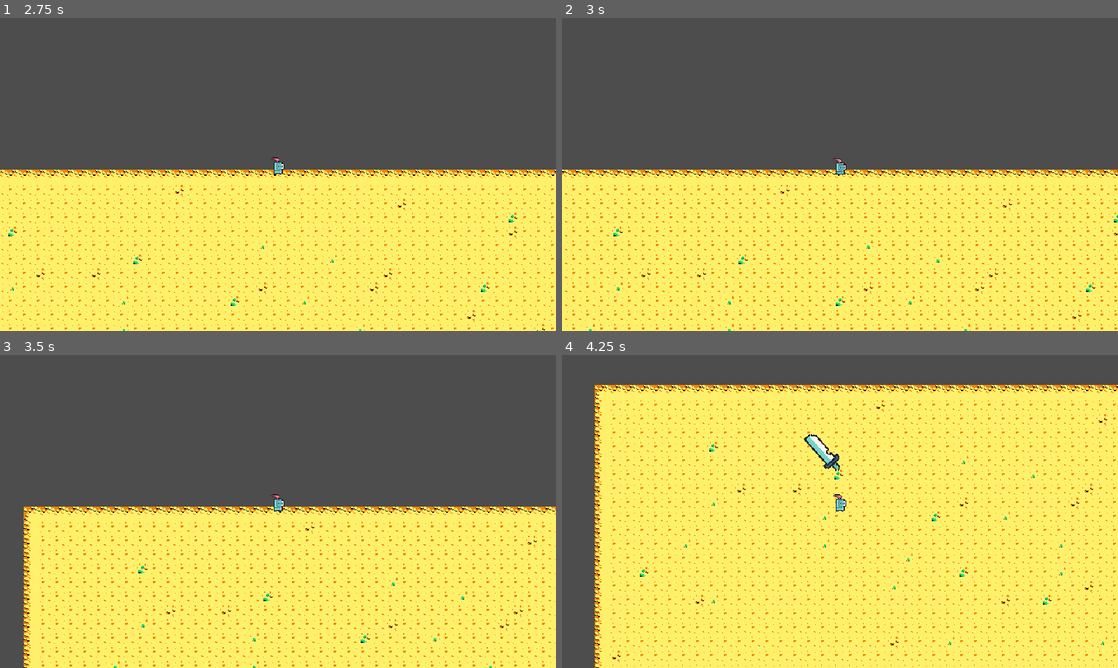
Above: before the commit, frames 1-4 (two rows, left to right).
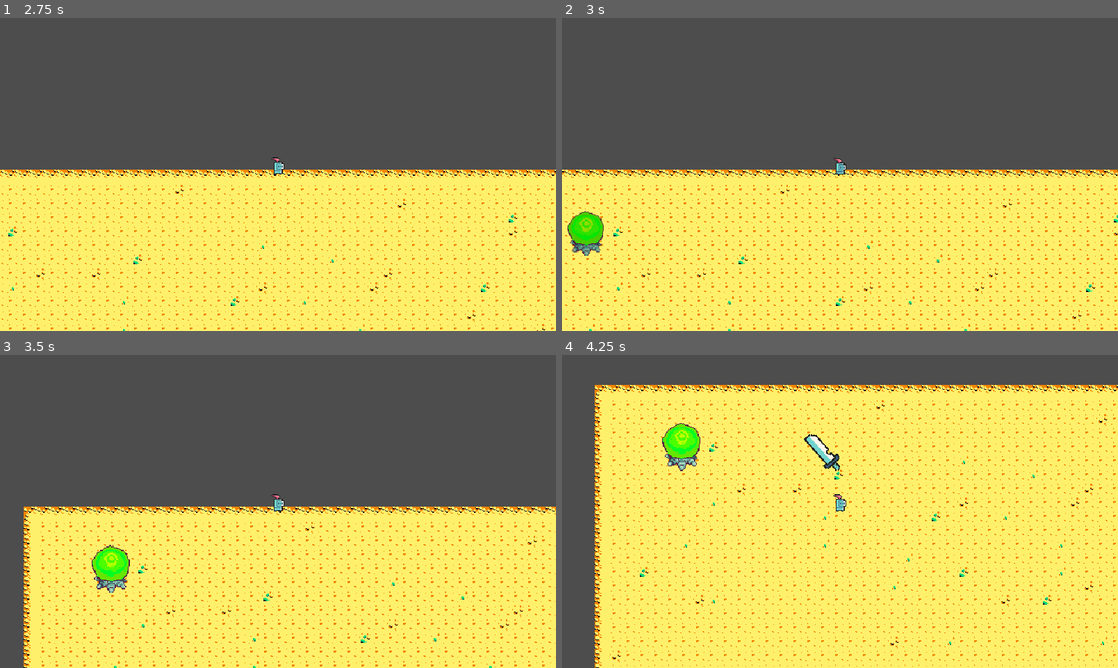
Above: after the commit, the same moments.

Repository: de43gy/2dtopdown-godot-game
Game: Godot game, scene res://scene/level/level.tscn
Two runs of this game, one before a commit and one after it. Both use one fixed random seed, a clock stepped at 60 frames per second and the inputs below.
Inputs:
- Up to frame 1 (2.75 s): tap Enter at 0.5 s; hold W (move_up) 0.53-2.03 s; hold A (move_left) from 2.03 s (still down)
- Up to frame 2 (3 s): keep holding A (move_left)
- Up to frame 3 (3.5 s): keep holding A (move_left)
- Up to frame 4 (4.25 s): release A (move_left) at 3.53 s; hold S (move_down) from 3.53 s (still down)

Frame 1 is identical in both runs. In frame 2, 0.7% of the frame differs, in the area x 1-8%, y 61-76%; in frame 3, 0.8%; in frame 4, 0.8%, in the area x 18-25%, y 21-38%.

Commit message:
script to level for spawn lairs

Diff:
--- a/scene/lair/lair.tscn
+++ b/scene/lair/lair.tscn
@@ -43,7 +43,7 @@
 sprite_frames = SubResource("SpriteFrames_pvrdr")
 animation = &"idli"
 autoplay = "idli"
-frame_progress = 0.27914
+frame_progress = 0.0514366
 
 [node name="CollisionShape2D" type="CollisionShape2D" parent="."]
 position = Vector2(0, -19)
--- /dev/null
+++ b/scene/level/level.gd
@@ -0,0 +1,27 @@
+extends Node
+
+@export var lair: PackedScene
+@export var max_enemies: int = 5
+@export var min_distance_from_player: float = 100
+
+@onready var player = $Player
+
+# Called when the node enters the scene tree for the first time.
+func _ready():
+	if lair == null:
+		print("Error load lair = null")
+		return
+
+	print("prepare spawn")
+	_spawn_lair(Vector2(100, 100))
+
+# Called every frame. 'delta' is the elapsed time since the previous frame.
+func _process(delta):
+	pass
+
+func _spawn_lair(position: Vector2):
+	var lair_instance = lair.instantiate()
+	lair_instance.position = position
+	add_child(lair_instance)
+	print("spawn lair")
+	lair_instance.add_to_group("Lairs")
--- a/scene/level/level.tscn
+++ b/scene/level/level.tscn
@@ -1,9 +1,13 @@
-[gd_scene load_steps=3 format=4 uid="uid://y4y65ghc5cj1"]
+[gd_scene load_steps=5 format=4 uid="uid://y4y65ghc5cj1"]
 
+[ext_resource type="Script" path="res://scene/level/level.gd" id="1_b4haf"]
 [ext_resource type="TileSet" uid="uid://cvv4cpd7ynb7t" path="res://resources/world-tileset.tres" id="1_j1s3x"]
 [ext_resource type="PackedScene" uid="uid://b3e7kckq1axq4" path="res://scene/player/player.tscn" id="2_8op7h"]
+[ext_resource type="PackedScene" uid="uid://c6x1nps2ky43u" path="res://scene/lair/lair.tscn" id="3_7jue3"]
 
 [node name="Level" type="Node"]
+script = ExtResource("1_b4haf")
+lair = ExtResource("3_7jue3")
 
 [node name="TileMapLayerFloor" type="TileMapLayer" parent="."]
 tile_map_data = PackedByteArray("AAAAAAAAAgAHAAYAAAAAAAEAAgAHAAcAAAAAAAIAAgAHAAcAAAAAAAMAAgAHAAcAAAABAAAAAgAIAAYAAAAAAA …(46000 unchanged characters)…
